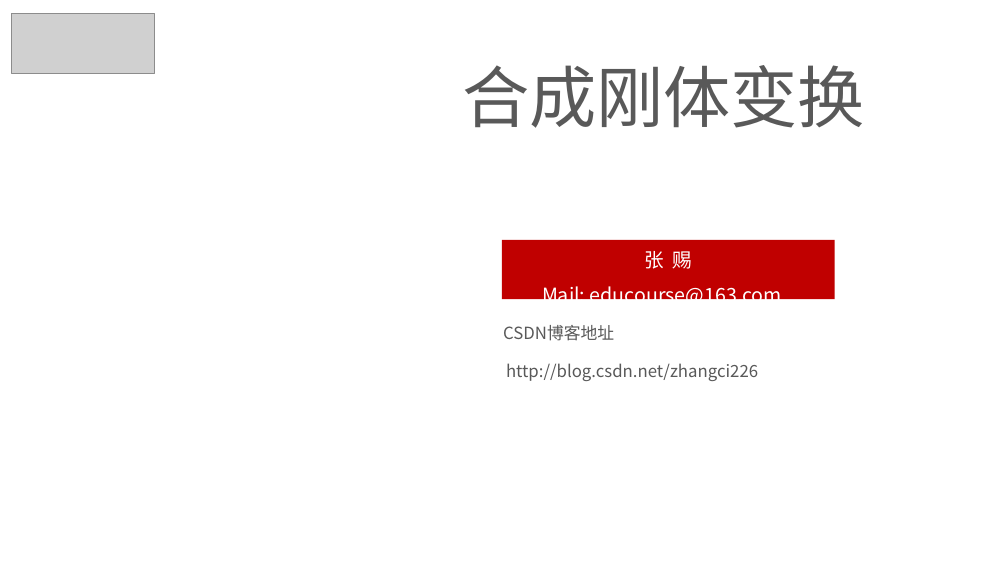
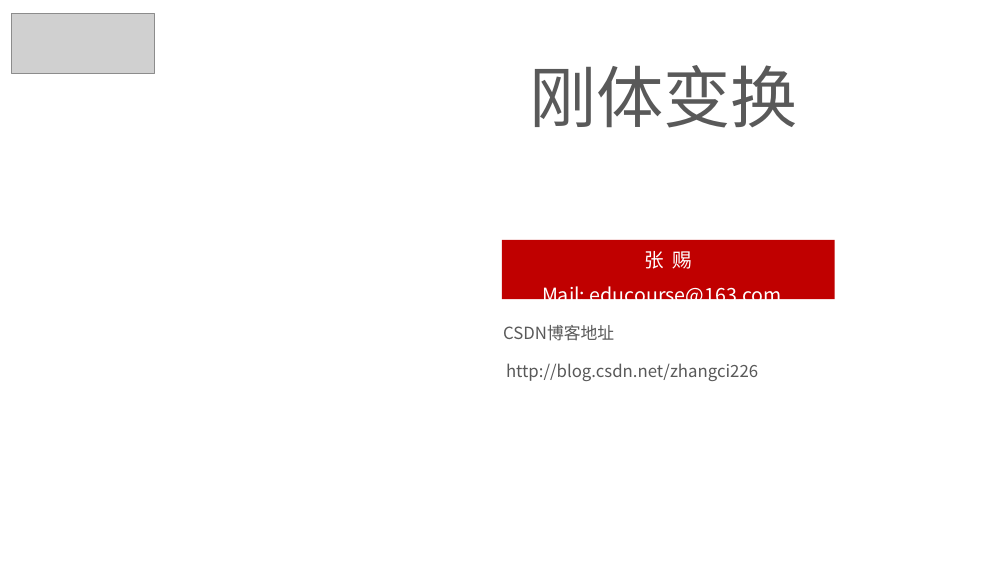
Before and after one commit to 0000duck/ComputerGraphicsBasics, a slide deck: slide 1 of PPT/36_刚体变换2of2.pptx. Drawn at 1008x567 pixels with LibreOffice and Linux fonts; fonts in the diff are those of the drawing; grey boxes stand for pictures; background and template pictures are left out. Boxes give left, top, right and bottom in pixels: in the first picture for what was removed or moved away, otherwise in the second. Text is boxed around its words. In the diff, an @@ line names an element or a change of style, - is before the commit and + after.

Commit message:
updated

```diff
--- a/PPT/36_刚体变换2of2.pptx
+++ b/PPT/36_刚体变换2of2.pptx
@@ text at (x1=529, y1=65, x2=798, y2=128): text changed @@
-合成刚体变换
+刚体变换
```
Also in this commit, not shown: 1 other slide changed.
